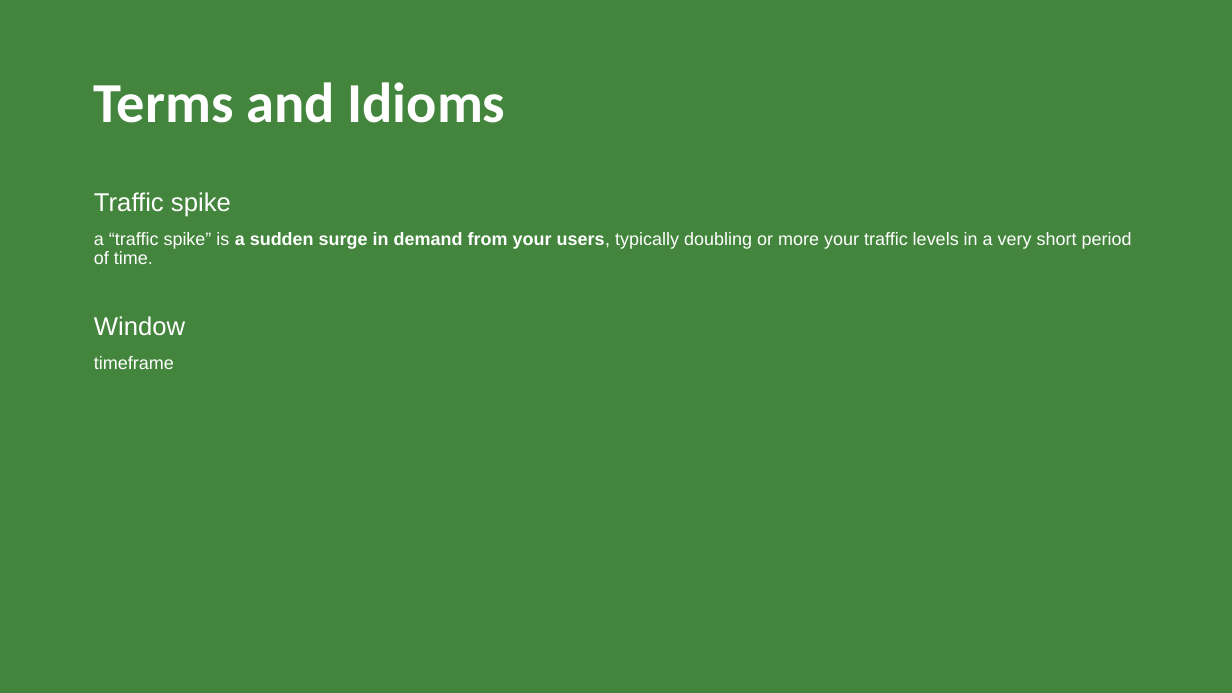
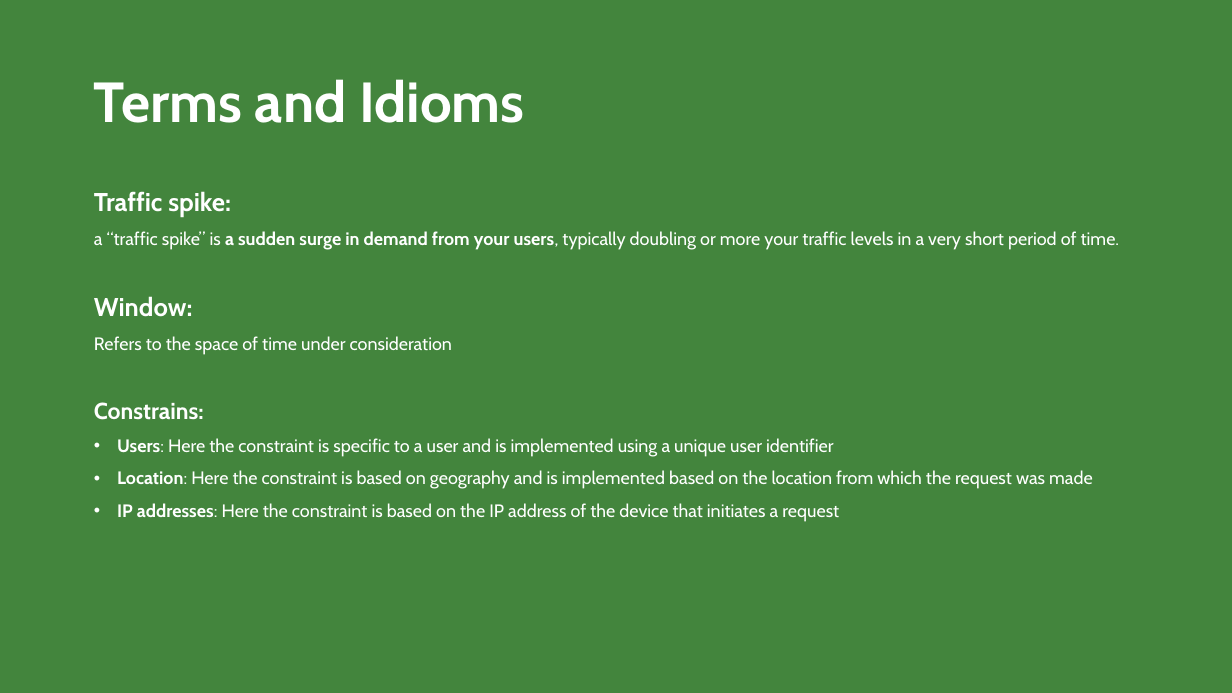
Before and after one commit to hamedhafezi/ppt, a slide deck: slide 3 of BK.pptx. Drawn at 1232x693 pixels with LibreOffice and Linux fonts; fonts in the diff are those of the drawing. Boxes give left, top, right and bottom in pixels: in the first picture for what was removed or moved away, otherwise in the second. Text is boxed around its words. In the diff, an @@ line names an element or a change of style, - is before the commit and + after.

```diff
--- a/BK.pptx
+++ b/BK.pptx
@@ title "Terms and Idioms" at (x1=94, y1=79, x2=524, y2=123): font Calibri to Cabin @@
@@ text at (x1=94, y1=191, x2=231, y2=216): text changed; font Arial to Cabin; bold on @@
-Traffic spike
+Traffic spike:
@@ text at (x1=94, y1=231, x2=1120, y2=250): font Arial to Cabin in "a “traffic spike” is a sudden surge ..." @@
@@ text at (x1=94, y1=296, x2=1093, y2=522): text changed; font Arial to Cabin @@
-Window
-timeframe
+Window:
+Refers to the space of time under consideration
+Constrains:
+• Users: Here the constraint is specific to a user and is implemented using a unique user identifier
+• Location: Here the constraint is based on geography and is implemented based on the location from which the request was made
+• IP addresses: Here the constraint is based on the IP address of the device that initiates a request
```
Also in this commit, not shown: 4 other slides changed, 4 slides added.
